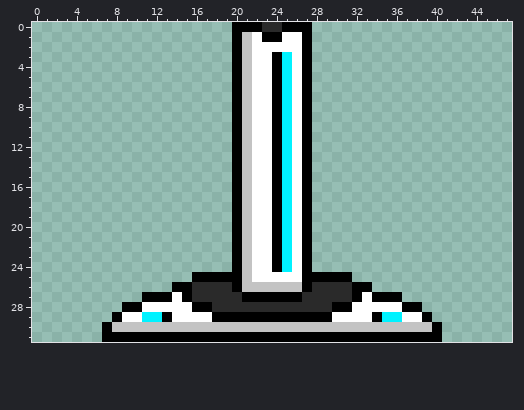
Pixel-art sprite: Assets/Sprites/Props/WeightScale_v2/WeightScalev2_base.png. The picture above was drawn from the file before the commit.
The file is 48x32 pixels.
The result:
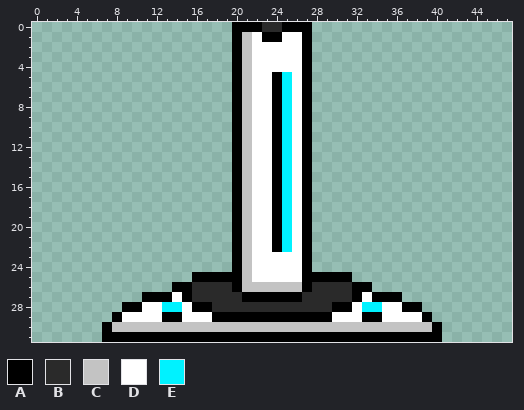
Palette (. is transparent): A #000000  B #2a2a2a  C #c3c3c3  D #ffffff  E #00f2ff
Diff:
y 3..4: x 24..25 AE -> DD
y 23..24: x 24..25 AE -> DD
y 28: x 13..14 DD -> EE; x 33..34 DD -> EE
y 29: x 11..12 EE -> DD; x 14 D -> A; x 33 D -> A; x 35..36 EE -> DD
Pixel boxes of the changes (left, top, right, bottom) in both pictures:
changed: (272, 52, 292, 72)
changed: (272, 252, 292, 272)
changed: (142, 302, 182, 322)
changed: (362, 302, 402, 322)
